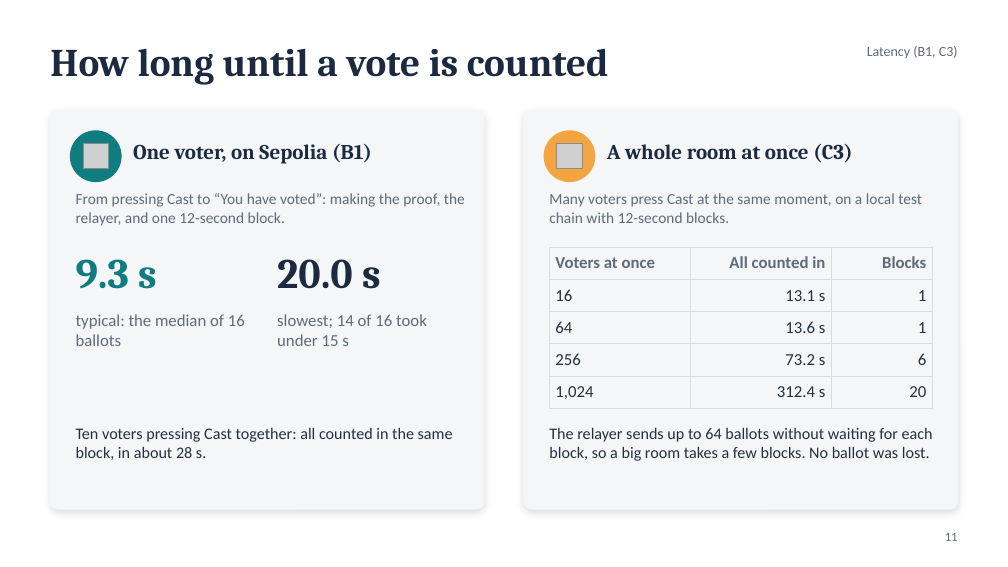
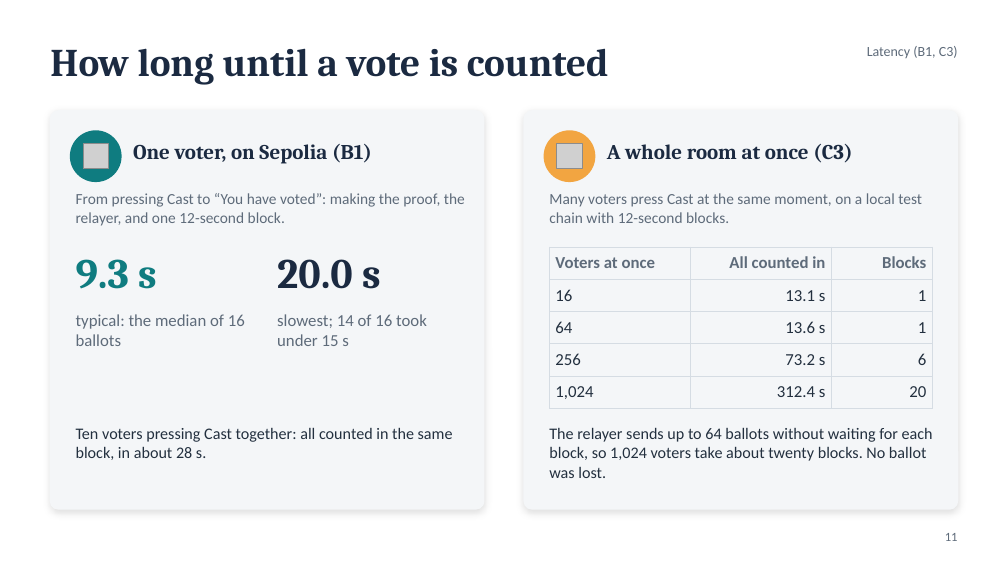
Before and after one commit to Chaitanya-Keyal/decentralized-voting-system, a slide deck: slide 11 of reports/eval2-slides.pptx. Drawn at 1008x567 pixels with LibreOffice and Linux fonts; fonts in the diff are those of the drawing; grey boxes stand for pictures. Boxes give left, top, right and bottom in pixels: in the first picture for what was removed or moved away, otherwise in the second. Text is boxed around its words. In the diff, an @@ line names an element or a change of style, - is before the commit and + after.

Commit message:
docs(report): write for the reader only; tighten wording on the slides
The implementation plan covers the implementation phases only. The report drops workflow terms
(commits, pull requests, a configuration variable), reads the results without commentary, and
says which load results come from a local chain. The usability results file holds the run the
report describes. On the slides, titles and captions are plainer, and the demo steps speak of
a voter rather than to the audience.

```diff
--- a/reports/eval2-slides.pptx
+++ b/reports/eval2-slides.pptx
@@ text at (x1=549, y1=428, x2=933, y2=478): text changed @@
-The relayer sends up to 64 ballots without waiting for each block, so a big room takes a few blocks. No ballot was lost.
+The relayer sends up to 64 ballots without waiting for each block, so 1,024 voters take about twenty blocks. No ballot was lost.
```
Also in this commit, not shown: 4 other slides changed, 8 other files.
